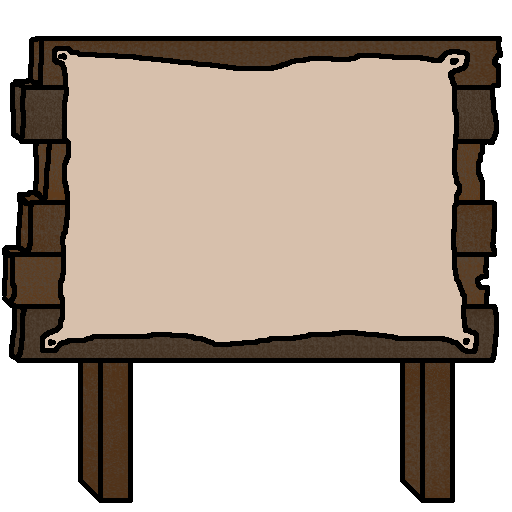
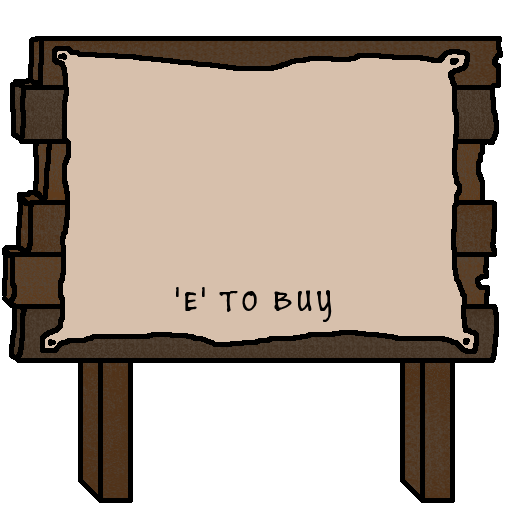
Layers edited between the first and the second (512, 512) image:
added layer "'E' TO BUY" above "MainLines #1" over [176, 287, 332, 322]
